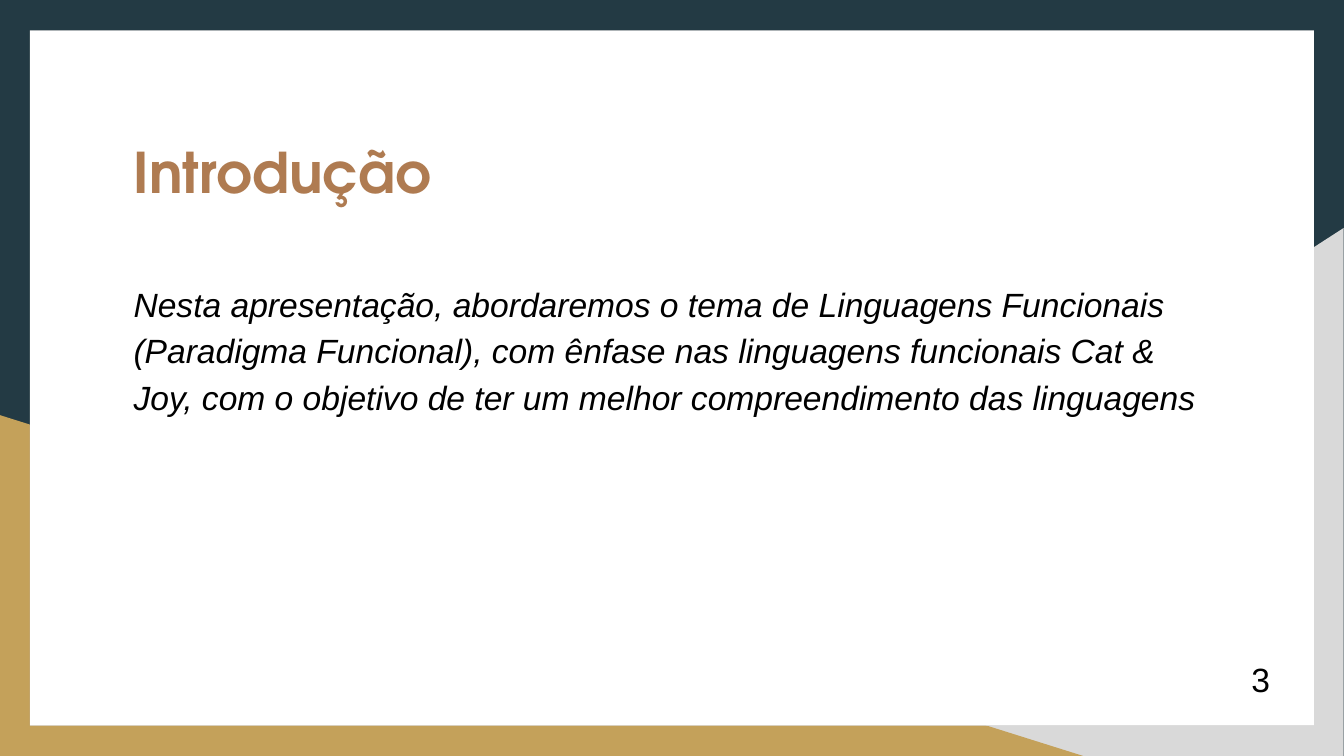
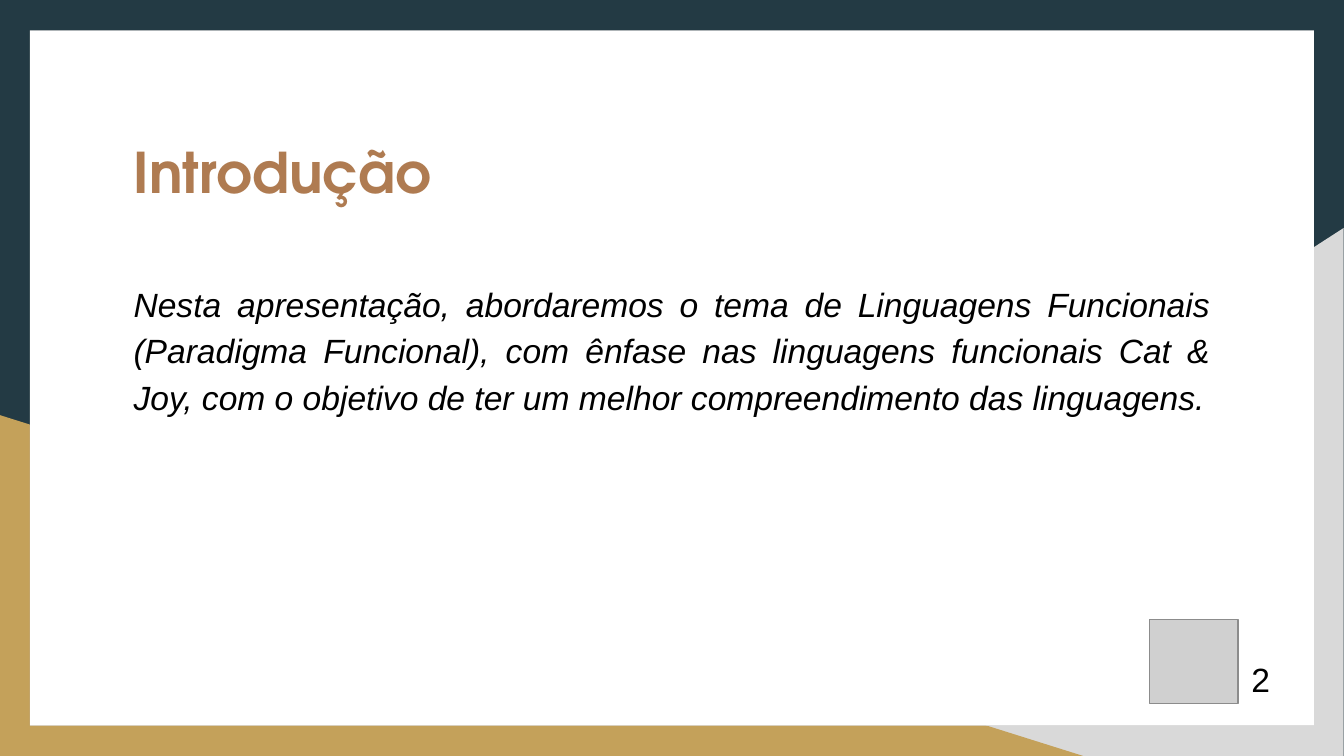
Before and after one commit to wellshiniti/Cat-Joy, a slide deck: slide 2 of PARADIGMA_FUNCIONAL__Linguagens_CAT_e_JOY_2.pptx. Drawn at 1344x756 pixels with LibreOffice and Linux fonts; fonts in the diff are those of the drawing; grey boxes stand for pictures. Boxes give left, top, right and bottom in pixels: in the first picture for what was removed or moved away, otherwise in the second. Text is boxed around its words. In the diff, an @@ line names an element or a change of style, - is before the commit and + after.

```diff
--- a/PARADIGMA_FUNCIONAL__Linguagens_CAT_e_JOY_2.pptx
+++ b/PARADIGMA_FUNCIONAL__Linguagens_CAT_e_JOY_2.pptx
@@ text at (x1=134, y1=292, x2=1209, y2=416): text changed @@
-Nesta apresentação, abordaremos o tema de Linguagens Funcionais (Paradigma Funcional), com ênfase nas linguagens funcionais Cat & Joy, com o objetivo de ter um melhor compreendimento das linguagens
+Nesta apresentação, abordaremos o tema de Linguagens Funcionais (Paradigma Funcional), com ênfase nas linguagens funcionais Cat & Joy, com o objetivo de ter um melhor compreendimento das linguagens.
@@ picture added at (x1=1150, y1=620, x2=1239, y2=703) @@
@@ text at (x1=1251, y1=668, x2=1270, y2=692): text changed @@
-3
+2
```
Also in this commit, not shown: 13 other slides changed, 1 slide added.
